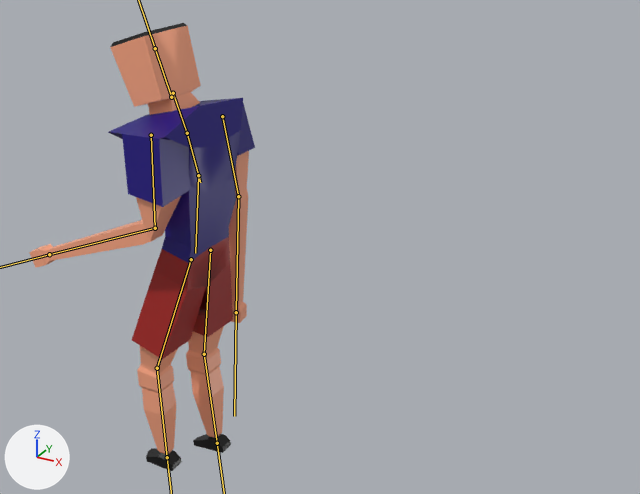
Before and after pictures for a commit that changed the FBX model UnityGame/Assets/Prefabs/ivan.fbx.
Before and after are seen from a 50 mm lens placed at (12.95, -16.68, 4.53), pointed at (3.33, 0.81, -4.22). Lighting does not change. The marker at lower left points along +X, +Y and +Z. Both versions are drawn at frame 1 of the action 'Armature|move.001'; the numbers are the values there. The bones that bend it are drawn over the model as lines.
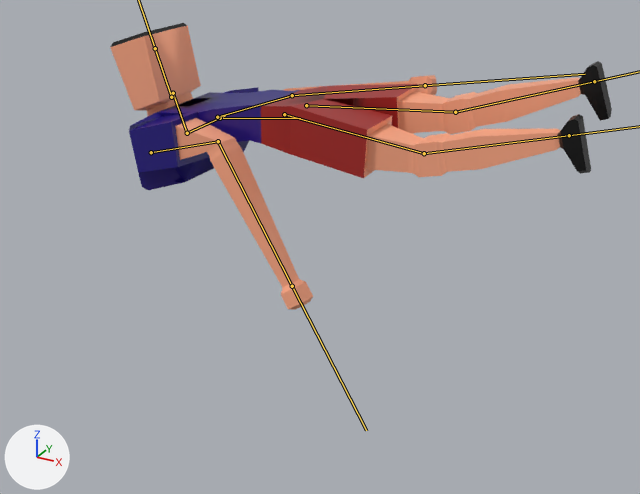
Where the change shows, as pixel boxes (x1, y1, x2, y2) in the pictures (640 x 494 px):
'Cube', posed (122% wider, 36% shorter)
    before: (29, 23, 255, 471)
    after: (110, 23, 612, 310)
bone 'Bone.001', root to tip
    before: (187, 133) to (200, 182)
    after: (187, 133) to (225, 115)

What the commit changed:
Bone 'Bone.001' (bone_bone_001) turns from (0, 0, 0) to (73, 35, -52) degrees about its own x, y and z.
